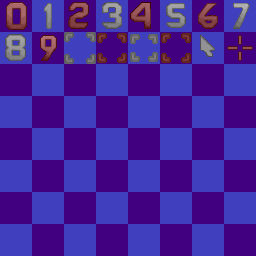
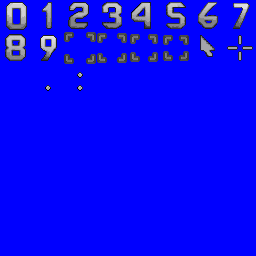
Two versions of the same layered image (256x256). Layer-by-layer changes:
hid "Calque de dessin 1", painted on it over (x1=0, y1=0, x2=256, y2=256)
painted on "Arrière-plan" over (x1=0, y1=0, x2=256, y2=256)
